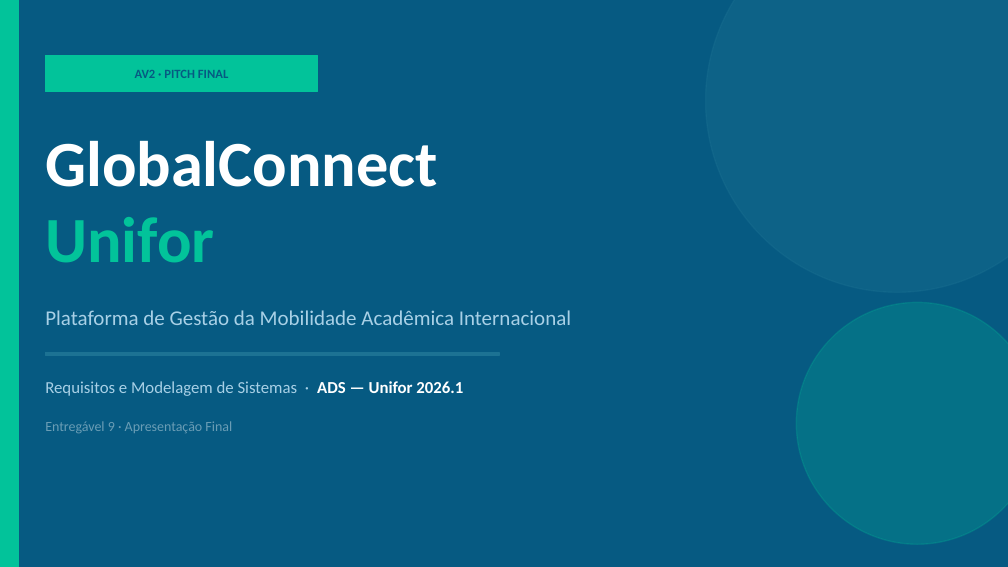
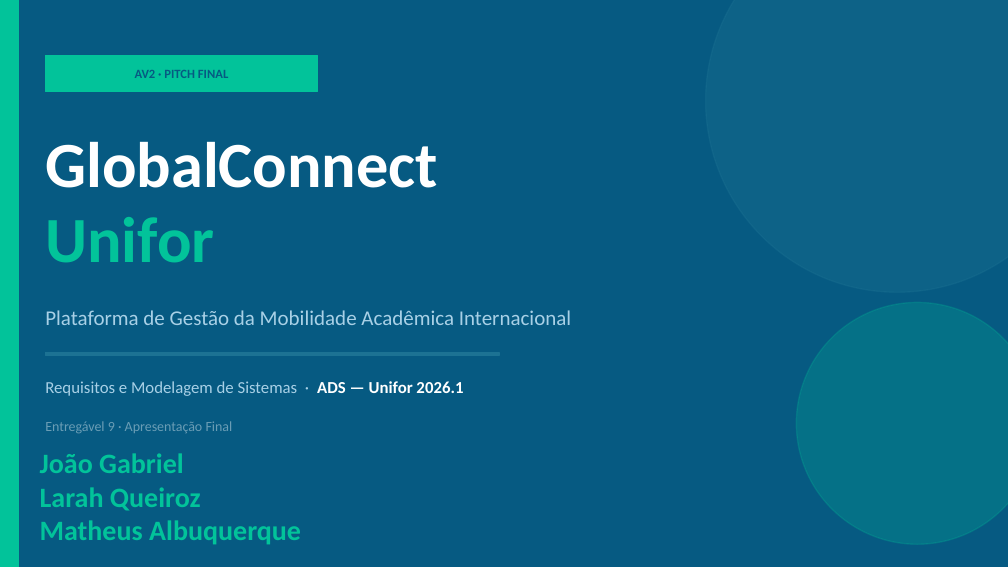
Before and after one commit to matheusabporto/globalconnect-unifor, a slide deck: slide 1 of docs/entregaveis/E9-pitch-final.pptx. Drawn at 1008x567 pixels with LibreOffice and Linux fonts; fonts in the diff are those of the drawing. Boxes give left, top, right and bottom in pixels: in the first picture for what was removed or moved away, otherwise in the second. Text is boxed around its words. In the diff, an @@ line names an element or a change of style, - is before the commit and + after.

```diff
--- a/docs/entregaveis/E9-pitch-final.pptx
+++ b/docs/entregaveis/E9-pitch-final.pptx
@@ text added at box(40, 453, 301, 545), 20 pt, text #02C39A, bold @@
+João Gabriel
+Larah Queiroz
+Matheus Albuquerque
```
Also in this commit, not shown: 2 other slides changed, 2 other files.
